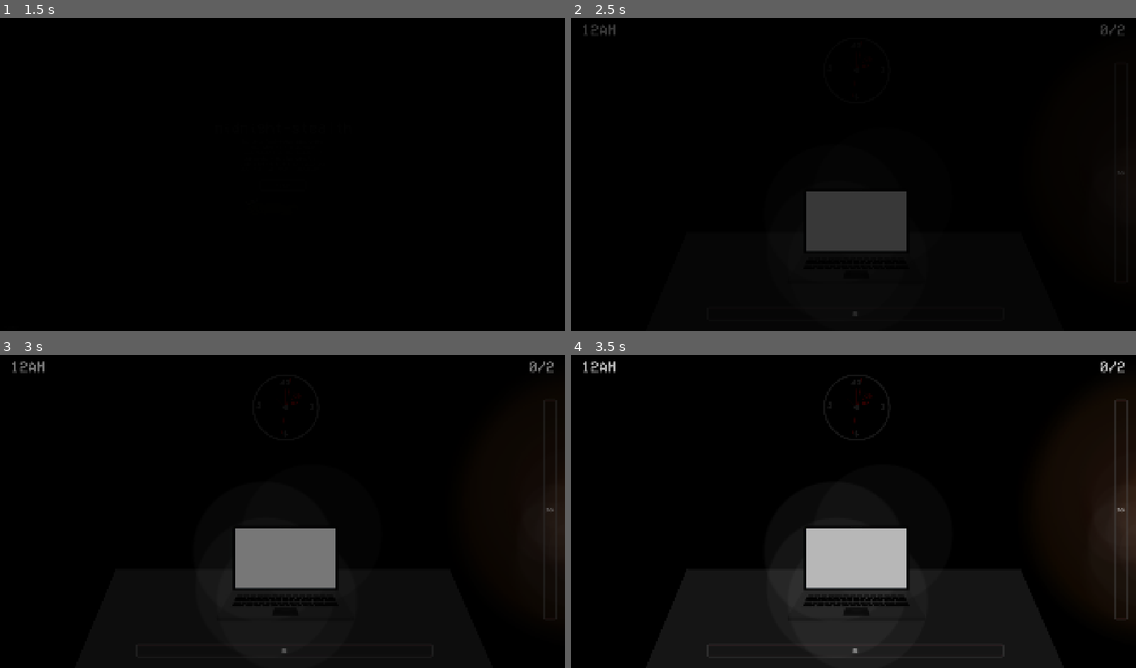
Above: before the commit, frames 1-4 (two rows, left to right).
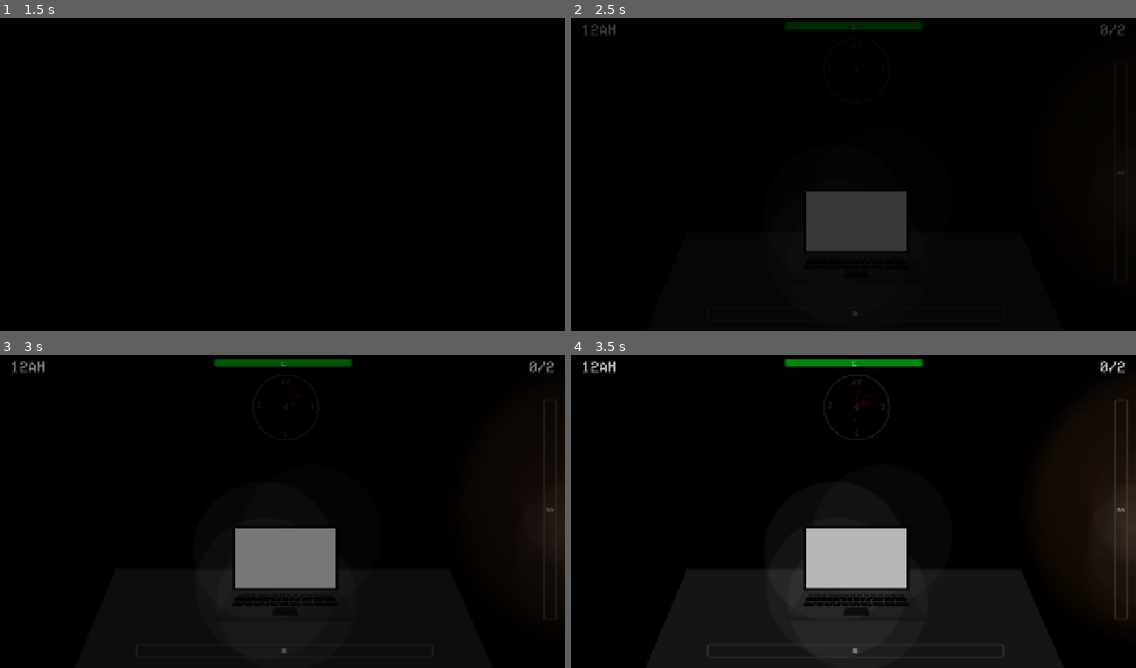
Above: after the commit, the same moments.

Repository: vempr/midnight-stealth
Game: Godot game, scene res://scenes/game.tscn
Two runs of this game, one before a commit and one after it. Both use one fixed random seed, a clock stepped at 60 frames per second and the inputs below.
Inputs (mouse positions are in pixels of both pictures, inside the frame that each line leads up to):
- Up to frame 1 (1.5 s): click "Play!" at 0.5 s; click "Play!" at 1.25 s
- Up to frame 2 (2.5 s): tap Enter at 2 s; move the mouse to (1119, 171) at 2.02 s; tap A (press_a) at 2.1 s
- Up to frame 3 (3 s): move the mouse to (282, 652) at 2.77 s; tap C (press_c) at 2.85 s
- Up to frame 4 (3.5 s): no input

Frame 1 is identical in both runs. In frame 2, 0.5% of the frame differs, in the area x 38-62%, y 1-4%; in frame 3, 0.6%; in frame 4, 0.7%, in the area x 37-63%, y 1-5%.

Commit message:
dad + oxygen enemies: door has to be closed in certain reaction time, oxygen depletion to counter door_closed abuse

Diff:
--- a/scenes/actual_game.tscn
+++ b/scenes/actual_game.tscn
@@ -23,10 +23,36 @@
 [node name="ActualGame" type="Node2D"]
 script = ExtResource("1_sin48")
 
-[node name="Clock" type="Timer" parent="."]
+[node name="Timers" type="Node" parent="."]
+
+[node name="Clock" type="Timer" parent="Timers"]
 unique_name_in_owner = true
 wait_time = 45.0
 autostart = true
+
+[node name="DadCooldown" type="Timer" parent="Timers"]
+unique_name_in_owner = true
+
+[node name="DadReactionTime" type="Timer" parent="Timers"]
+unique_name_in_owner = true
+wait_time = 5.0
+one_shot = true
+
+[node name="DadWaitTime" type="Timer" parent="Timers"]
+unique_name_in_owner = true
+wait_time = 5.0
+one_shot = true
+
+[node name="MomCooldown" type="Timer" parent="Timers"]
+unique_name_in_owner = true
+
+[node name="MomReactionTime" type="Timer" parent="Timers"]
+unique_name_in_owner = true
+wait_time = 2.0
+
+[node name="MomWaitTime" type="Timer" parent="Timers"]
+unique_name_in_owner = true
+wait_time = 5.0
 
 [node name="HUD" parent="." instance=ExtResource("1_et30f")]
 unique_name_in_owner = true
@@ -78,19 +104,10 @@
 [node name="Audios" type="Node" parent="."]
 unique_name_in_owner = true
 
-[node name="FootstepsMomSlow" type="AudioStreamPlayer" parent="Audios"]
-unique_name_in_owner = true
-stream = ExtResource("10_t8htw")
-
-[node name="FootstepsDadFast" type="AudioStreamPlayer" parent="Audios"]
-unique_name_in_owner = true
-stream = ExtResource("11_cvx8h")
-volume_db = -15.0
-
 [node name="AmbienceHorror" type="AudioStreamPlayer" parent="Audios"]
 unique_name_in_owner = true
 stream = ExtResource("12_spiit")
-volume_db = -7.0
+volume_db = -9.0
 
 [node name="AmbienceClock" type="AudioStreamPlayer" parent="Audios"]
 unique_name_in_owner = true
@@ -114,10 +131,27 @@
 [node name="FootstepsDadSlow" type="AudioStreamPlayer" parent="Audios"]
 unique_name_in_owner = true
 stream = ExtResource("17_5wfq3")
+volume_db = -30.0
+
+[node name="FootstepsMomSlow" type="AudioStreamPlayer" parent="Audios"]
+unique_name_in_owner = true
+stream = ExtResource("10_t8htw")
+volume_db = -20.0
+
+[node name="FootstepsDadFast" type="AudioStreamPlayer" parent="Audios"]
+unique_name_in_owner = true
+stream = ExtResource("11_cvx8h")
+volume_db = -15.0
 
 [node name="FootstepsMomFast" type="AudioStreamPlayer" parent="Audios"]
 unique_name_in_owner = true
 stream = ExtResource("18_bsq64")
 volume_db = -18.0
 
-[connection signal="timeout" from="Clock" to="." method="_on_clock_timeout"]
+[connection signal="timeout" from="Timers/Clock" to="." method="_on_clock_timeout"]
+[connection signal="timeout" from="Timers/DadCooldown" to="." method="_on_dad_cooldown_timeout"]
+[connection signal="timeout" from="Timers/DadReactionTime" to="." method="_on_dad_reaction_time_timeout"]
+[connection signal="timeout" from="Timers/DadWaitTime" to="." method="_on_dad_wait_time_timeout"]
+[connection signal="timeout" from="Timers/MomCooldown" to="." method="_on_mom_cooldown_timeout"]
+[connection signal="timeout" from="Timers/MomReactionTime" to="." method="_on_mom_reaction_time_timeout"]
+[connection signal="timeout" from="Timers/MomWaitTime" to="." method="_on_mom_wait_time_timeout"]
--- a/scenes/game.tscn
+++ b/scenes/game.tscn
@@ -78,9 +78,9 @@
 anchor_right = 0.5
 anchor_bottom = 0.5
 offset_left = -305.0
-offset_top = -43.0
+offset_top = -51.0
 offset_right = 305.0
-offset_bottom = 32.0
+offset_bottom = 24.0
 grow_horizontal = 2
 grow_vertical = 2
 theme_override_fonts/font = ExtResource("2_1kice")
@@ -100,6 +100,29 @@
 anchor_top = 0.5
 anchor_right = 0.5
 anchor_bottom = 0.5
+offset_left = -299.0
+offset_top = -49.0
+offset_right = 299.0
+offset_bottom = 26.0
+grow_horizontal = 2
+grow_vertical = 2
+theme_override_fonts/font = ExtResource("2_1kice")
+theme_override_font_sizes/font_size = 20
+text = "you lost to: mom
+tips: - open your door when you hear her footsteps!
+- and shut down your laptop!           "
+horizontal_alignment = 1
+
+[node name="LostToOxygenLabel" type="Label" parent="BlackBackgroundCL/BlackBackground"]
+unique_name_in_owner = true
+visible = false
+z_index = 10
+layout_mode = 1
+anchors_preset = 8
+anchor_left = 0.5
+anchor_top = 0.5
+anchor_right = 0.5
+anchor_bottom = 0.5
 offset_left = -234.5
 offset_top = -25.0
 offset_right = 234.5
@@ -108,8 +131,8 @@
 grow_vertical = 2
 theme_override_fonts/font = ExtResource("2_1kice")
 theme_override_font_sizes/font_size = 20
-text = "you lost to: mom
-tip: open your door when you hear her footsteps!"
+text = "you lost to: suffocation
+tip: open your door to let oxygen in!"
 horizontal_alignment = 1
 
 [node name="ReplayButton" type="Button" parent="BlackBackgroundCL/BlackBackground"]
--- a/scenes/hud.tscn
+++ b/scenes/hud.tscn
@@ -39,6 +39,20 @@
 [sub_resource type="RectangleShape2D" id="RectangleShape2D_ahhtf"]
 size = Vector2(1008, 111)
 
+[sub_resource type="StyleBoxFlat" id="StyleBoxFlat_oo0fn"]
+bg_color = Color(0, 0, 0, 1)
+corner_radius_top_left = 4
+corner_radius_top_right = 4
+corner_radius_bottom_right = 4
+corner_radius_bottom_left = 4
+
+[sub_resource type="StyleBoxFlat" id="StyleBoxFlat_5ysmq"]
+bg_color = Color(4.52429e-06, 0.735998, 0.0634835, 1)
+corner_radius_top_left = 4
+corner_radius_top_right = 4
+corner_radius_bottom_right = 4
+corner_radius_bottom_left = 4
+
 [node name="HUD" type="CanvasLayer"]
 layer = 3
 script = ExtResource("1_ahhtf")
@@ -230,6 +244,52 @@
 theme_override_colors/font_color = Color(1, 1, 1, 0.462745)
 text = "Assignments done, you can go to sleep now!"
 
+[node name="OxygenBar" type="ProgressBar" parent="."]
+unique_name_in_owner = true
+offset_left = 727.0
+offset_top = 29.0
+offset_right = 1193.0
+offset_bottom = 54.0
+theme_override_styles/background = SubResource("StyleBoxFlat_oo0fn")
+theme_override_styles/fill = SubResource("StyleBoxFlat_5ysmq")
+max_value = 1.0
+value = 1.0
+show_percentage = false
+
+[node name="Label" type="Label" parent="OxygenBar"]
+layout_mode = 1
+anchors_preset = 8
+anchor_left = 0.5
+anchor_top = 0.5
+anchor_right = 0.5
+anchor_bottom = 0.5
+offset_left = -6.0
+offset_top = -12.5
+offset_right = 7.0
+offset_bottom = 8.5
+grow_horizontal = 2
+grow_vertical = 2
+theme_override_fonts/font = ExtResource("2_oo0fn")
+theme_override_font_sizes/font_size = 23
+text = "O"
+
+[node name="Label2" type="Label" parent="OxygenBar"]
+layout_mode = 1
+anchors_preset = 8
+anchor_left = 0.5
+anchor_top = 0.5
+anchor_right = 0.5
+anchor_bottom = 0.5
+offset_left = 7.5
+offset_top = 1.5
+offset_right = 30.5
+offset_bottom = 37.5
+grow_horizontal = 2
+grow_vertical = 2
+theme_override_fonts/font = ExtResource("2_oo0fn")
+theme_override_font_sizes/font_size = 10
+text = "2"
+
 [connection signal="mouse_entered" from="BottomPanelAreaDown" to="." method="_on_bottom_panel_area_down_mouse_entered"]
 [connection signal="mouse_entered" from="LeftPanelArea" to="." method="_on_left_panel_area_mouse_entered"]
 [connection signal="mouse_entered" from="RightPanelArea" to="." method="_on_right_panel_area_mouse_entered"]
--- a/scripts/actual_game.gd
+++ b/scripts/actual_game.gd
@@ -2,12 +2,15 @@
 
 var triggered_loss: bool = false
 var game_win: bool = false
+var dad_danger_zone: bool = false
+var mom_danger_zone: bool = false
 
 
 func _ready() -> void:
 	%HUD.process_mode = Node.PROCESS_MODE_INHERIT
 	set_process(true)
 	%Bed.game_win.connect(_on_game_win)
+	%HUD.suffocated.connect(_on_suffocated)
 
 	%AmbienceHorror.play()
 	%DogSnore.volume_db = -30.0
@@ -15,8 +18,14 @@
 	%Boo.volume_db = -25.0
 	%DogSnore.play()
 
+	%DadCooldown.start(Globals.functions["getDadCooldown"].call())
+	%MomCooldown.start(Globals.functions["getMomCooldown"].call())
+
 
 func _process(_delta: float) -> void:
+	if Globals.door_closed == false && dad_danger_zone == true && triggered_loss == false:
+		game_lost(Globals.Enemy.DAD)
+
 	if triggered_loss == false:
 		if Globals.dog_distressed == true:
 			%DogSnore.stop()
@@ -28,7 +37,6 @@
 			%DogPant.stop()
 
 	if Globals.lost_to != Globals.Enemy.NOTHING && triggered_loss == false:
-		triggered_loss = true
 		game_lost(Globals.lost_to)
 
 	match Globals.place:
@@ -97,28 +105,35 @@
 
 
 func game_lost(lost_to: Globals.Enemy) -> void:
-	if Globals.lost_to != Globals.Enemy.TIME:
-		var lost_to_dad: bool = Globals.lost_to == Globals.Enemy.DAD
-
-		if lost_to_dad:
+	triggered_loss = true
+
+	match lost_to:
+		Globals.Enemy.DAD:
+			%DadJumpscare.visible = true
+			$"../BlackBackgroundCL/BlackBackground/LostToDadLabel".visible = true
+		Globals.Enemy.MOM:
+			%MomJumpscare.visible = true
+			$"../BlackBackgroundCL/BlackBackground/LostToMomLabel".visible = true
+			%FootstepsMomFast.play()
+			await get_tree().create_timer(2.0).timeout
+		Globals.Enemy.TIME:
+			%DadJumpscare.visible = true
+			$"../BlackBackgroundCL/BlackBackground/LostToTimeLabel".visible = true
 			%FootstepsDadFast.play()
-		else:
-			%FootstepsMomFast.play()
-		await get_tree().create_timer(2.0).timeout
-
-		%Jumpscare.visible = true
-		if lost_to_dad:
-			%DadJumpscare.visible = true
-		else:
-			%MomJumpscare.visible = true
-
+			await get_tree().create_timer(2.0).timeout
+		Globals.Enemy.OXYGEN:
+			$"../BlackBackgroundCL/BlackBackground/LostToOxygenLabel".visible = true
+
+	if lost_to != Globals.Enemy.OXYGEN:
 		%AmbienceHorror.stop()
 		%DogSnore.stop()
 		%DogPant.stop()
+		%FootstepsDadSlow.stop()
+		%FootstepsMomSlow.stop()
 		%FootstepsDadFast.stop()
 		%FootstepsMomFast.stop()
 		%Boo.play(0.5)
-
+		%Jumpscare.visible = true
 		await get_tree().create_timer(5.0).timeout
 
 	set_process(false)
@@ -126,14 +141,6 @@
 
 	var black_background_canvas_layer = $"../BlackBackgroundCL"
 	var black_background = $"../BlackBackgroundCL/BlackBackground"
-
-	match lost_to:
-		Globals.Enemy.TIME:
-			$"../BlackBackgroundCL/BlackBackground/LostToTimeLabel".visible = true
-		Globals.Enemy.MOM:
-			$"../BlackBackgroundCL/BlackBackground/LostToMomLabel".visible = true
-		Globals.Enemy.DAD:
-			$"../BlackBackgroundCL/BlackBackground/LostToDadLabel".visible = true
 
 	black_background_canvas_layer.visible = true
 	$"../BlackBackgroundCL/BlackBackground/ReplayButton".visible = true
@@ -151,6 +158,10 @@
 	for child in %Audios.get_children():
 		if child is AudioStreamPlayer:
 			child.queue_free()
+
+
+func _on_suffocated() -> void:
+	game_lost(Globals.Enemy.OXYGEN)
 
 
 func _on_clock_timeout() -> void:
@@ -160,4 +171,47 @@
 	elif Globals.time % 2 == 0:
 		%AmbienceClock.play()
 
-	%Clock.start(Globals.clock_speed)
+	%Clock.start(Globals.CLOCK_SPEED)
+
+
+func _on_dad_cooldown_timeout() -> void:
+	%DadReactionTime.start(5)
+
+	var tween: Tween = create_tween()
+	%FootstepsDadSlow.play()
+	tween.tween_property(%FootstepsDadSlow, "volume_db", -10.0, 4.0).set_trans(Tween.TRANS_SINE).set_ease(Tween.EASE_OUT)
+
+
+func _on_dad_reaction_time_timeout() -> void:
+	dad_danger_zone = true
+	%DadWaitTime.start(3)
+
+
+func _on_dad_wait_time_timeout() -> void:
+	dad_danger_zone = false
+
+	var tween: Tween = create_tween()
+	tween.tween_property(%FootstepsDadSlow, "volume_db", -30.0, 4.0).set_trans(Tween.TRANS_SINE).set_ease(Tween.EASE_OUT)
+	await tween.finished
+	%FootstepsDadSlow.stop()
+
+	%DadCooldown.start(Globals.functions["getDadCooldown"].call())
+
+
+#func _on_mom_cooldown_timeout() -> void:
+	#%MomReactionTime.start(4)
+	## play walk sfx fade-in
+#
+#
+#func _on_mom_reaction_time_timeout() -> void:
+	#mom_danger_zone = true
+	#%MomWaitTime.start(5)
+	## stop walk sfx abruptly
+#
+#
+#func _on_mom_wait_time_timeout() -> void:
+	#mom_danger_zone = false
+	## play walk sfx fade-out
+	## await 3s
+	## stop walk sfx
+	#%MomCooldown.start(Globals.functions["getMomCooldown"].call())
--- a/scripts/globals.gd
+++ b/scripts/globals.gd
@@ -1,9 +1,9 @@
 extends Node
 
 enum Place { TABLE, DOOR, BED, COMPUTER }
-enum Enemy { DAD, MOM, TIME, NOTHING }
+enum Enemy { DAD, MOM, TIME, NOTHING, OXYGEN }
 
-const CLOCK_SPEED: int = 45
+const CLOCK_SPEED: int = 60
 const STARTING_TIME: int = 0
 const STARTING_PLACE: Place = Place.TABLE
 const STARTING_DOOR_CLOSED: bool = false
@@ -23,7 +23,11 @@
 	"getDogComfortCooldownTimer" = func() -> float:
 		return 25 + randf() * 20,
 	"getDogComfortDeadline" = func() -> float:
-		return 10 + randf() * 7
+		return 10 + randf() * 7,
+	"getDadCooldown" = func() -> float:
+		return 30 + randf() * 5,
+	"getMomCooldown" = func() -> float:
+		return 70 + randf() * 20,
 }
 
 func _ready() -> void:
--- a/scripts/hud.gd
+++ b/scripts/hud.gd
@@ -1,13 +1,20 @@
 extends CanvasLayer
 
-var can_switch := true
+signal suffocated
+
+const DEPLETE_RATE: float = 1.0 / 60.0
+const REFILL_RATE: float = 1.0 / 30.0
+
+var oxygen: float = 1.0
+var can_switch: bool = true
+var has_suffocated: bool = false
 
 
 func _ready() -> void:
 	%Computer.computer_done.connect(_on_computer_done)
 
 
-func _process(_delta: float) -> void:
+func _process(delta: float) -> void:
 	if Globals.time != 0:
 		%Time.text = str(Globals.time) + "AM"
 
@@ -42,6 +49,19 @@
 			%BottomPanelArea.visible = false
 			%LeftPanelArea.visible = false
 			%BottomPanelAreaDown.visible = true
+
+	if Globals.door_closed == true:
+		oxygen -= DEPLETE_RATE * delta
+		if oxygen <= 0.0 && has_suffocated == false:
+			has_suffocated = true
+			oxygen = 0.0
+			suffocated.emit()
+	else:
+		oxygen += REFILL_RATE * delta
+		if oxygen >= 1.0:
+			oxygen = 1.0
+
+	%OxygenBar.value = oxygen
 
 
 
Not shown: 1 places in scenes/hud.tscn that only renumber resources
Not shown, changed: README.md
